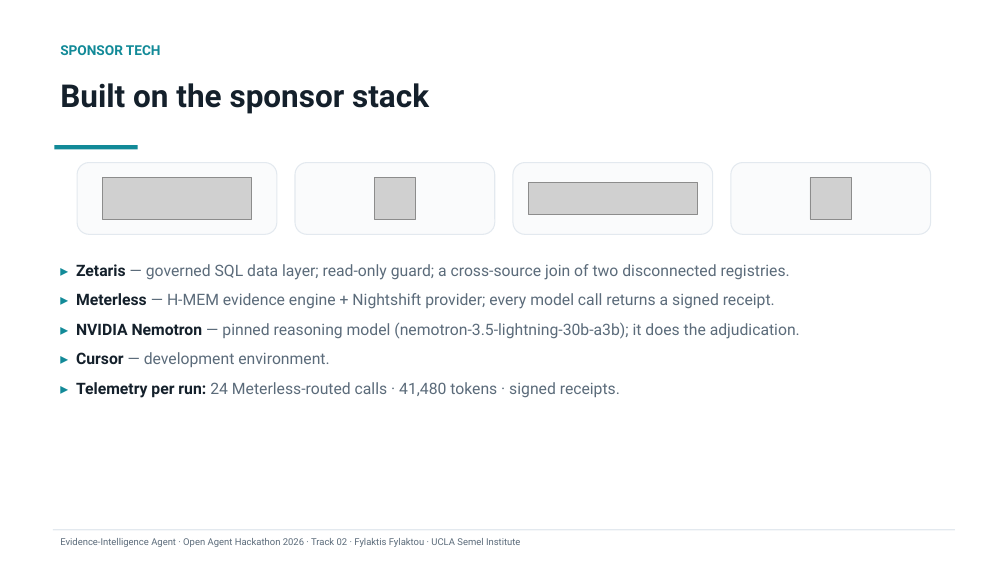
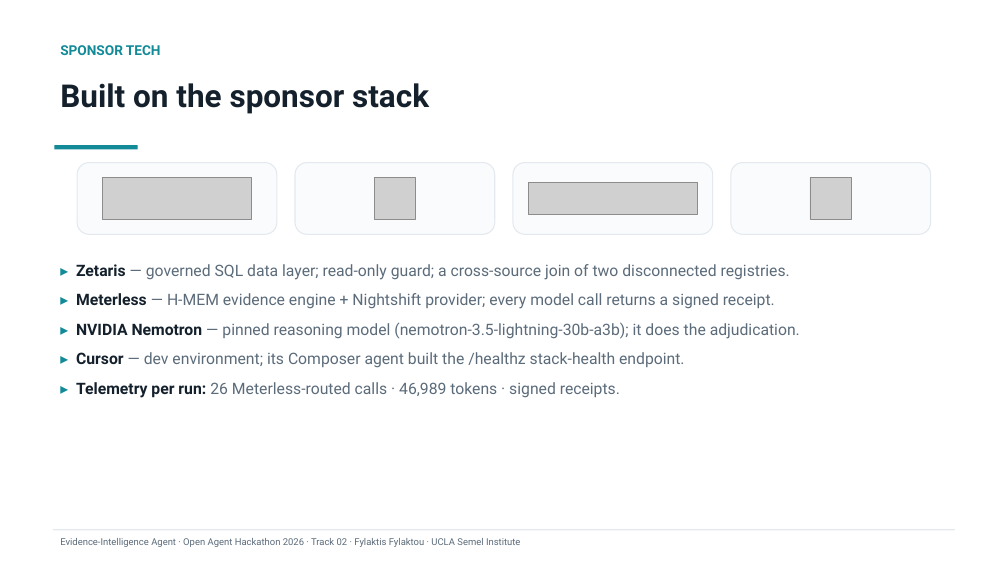
Before and after one commit to ffylaktis/open-agent-hack, a slide deck: slide 8 of deck/Evidence-Intelligence-Agent.pptx. Drawn at 1008x567 pixels with LibreOffice and Linux fonts; fonts in the diff are those of the drawing; grey boxes stand for pictures. Boxes give left, top, right and bottom in pixels: in the first picture for what was removed or moved away, otherwise in the second. Text is boxed around its words. In the diff, an @@ line names an element or a change of style, - is before the commit and + after.

```diff
--- a/deck/Evidence-Intelligence-Agent.pptx
+++ b/deck/Evidence-Intelligence-Agent.pptx
@@ text at (76, 352, 685, 398): text changed @@
-▸ Cursor — development environment.
-▸ Telemetry per run: 24 Meterless-routed calls · 41,480 tokens · signed receipts.
+▸ Cursor — dev environment; its Composer agent built the /healthz stack-health endpoint.
+▸ Telemetry per run: 26 Meterless-routed calls · 46,989 tokens · signed receipts.
```
Also in this commit, not shown: 3 other files.
